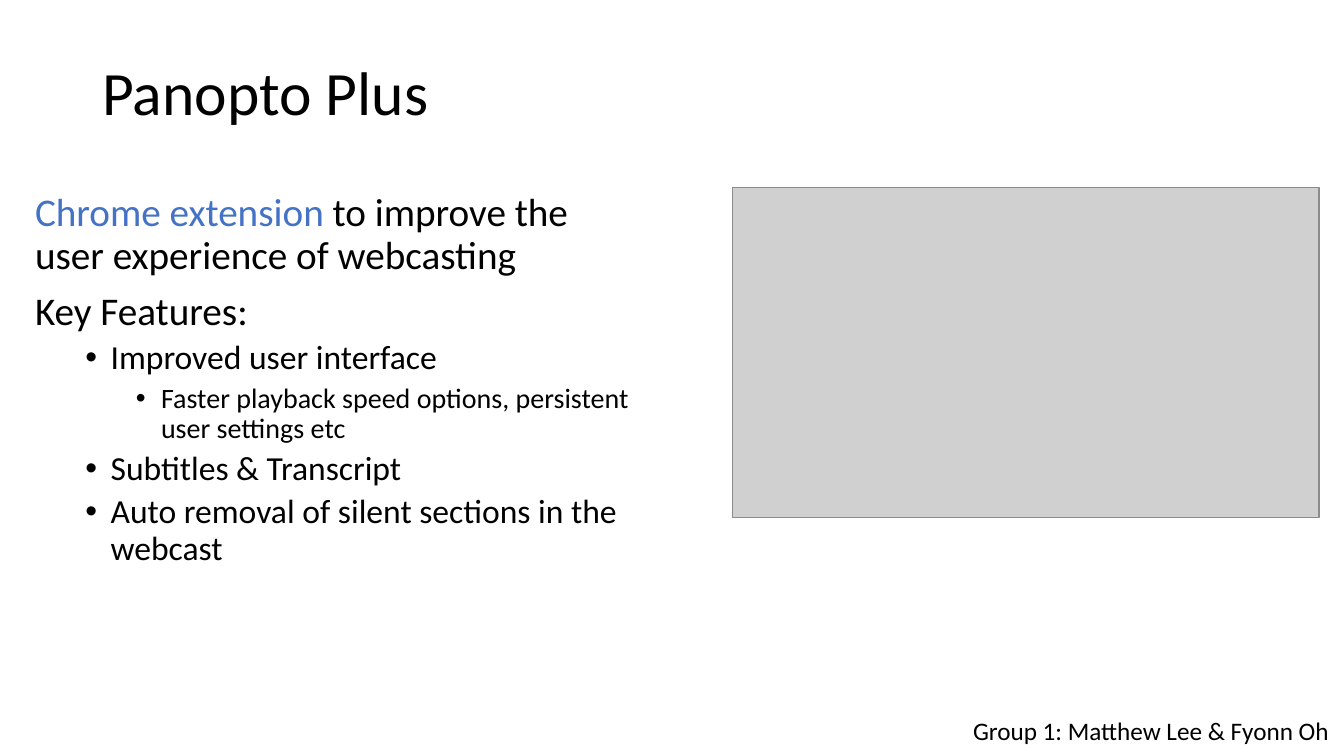
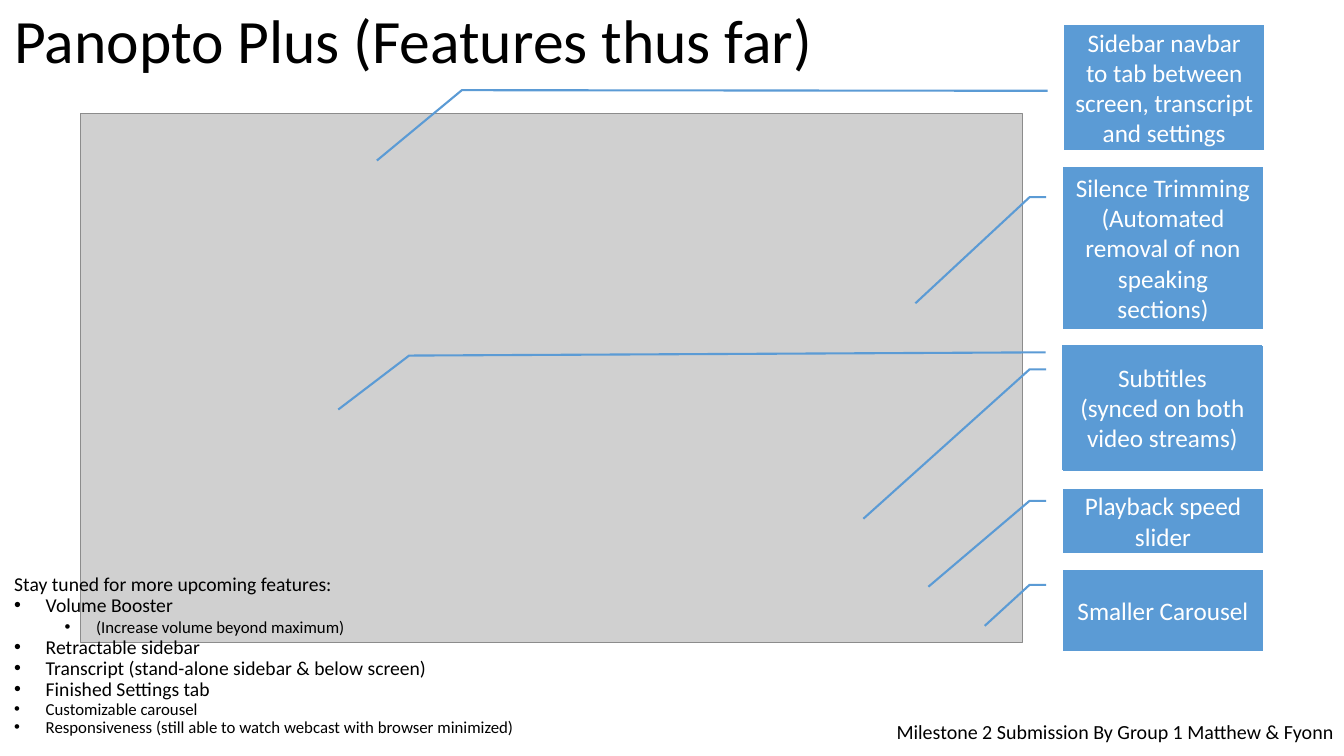
Before and after one commit to crazoter/panplus, a slide deck: slide 1 of Skylab documents/Milestone 2 Submission/Submission 1/Poster/poster.pptx. Drawn at 1344x756 pixels with LibreOffice and Linux fonts; fonts in the diff are those of the drawing; grey boxes stand for pictures. Boxes give left, top, right and bottom in pixels: in the first picture for what was removed or moved away, otherwise in the second. Text is boxed around its words. In the diff, an @@ line names an element or a change of style, - is before the commit and + after.

Commit message:
Finished milestone 2 deliverables, fixed subtitle sync with 2nd implementation, updated project log

```diff
--- a/Skylab documents/Milestone 2 Submission/Submission 1/Poster/poster.pptx
+++ b/Skylab documents/Milestone 2 Submission/Submission 1/Poster/poster.pptx
@@ title at (14, 18, 812, 73): text changed @@
-Panopto Plus
+Panopto Plus (Features thus far)
@@ callout added at (1065, 25, 1265, 150), fill #5B9BD5, outline #5B9BD5 1.5 pt, 18 pt, text #FFFFFF @@
+Sidebar navbar to tab between screen, transcript and settings
@@ picture added at (81, 113, 1022, 642) @@
@@ callout added at (1064, 167, 1264, 329), fill #5B9BD5, outline #5B9BD5 1.5 pt, 18 pt, text #FFFFFF @@
+Silence Trimming
+(Automated removal of non speaking sections)
@@ text removed at (35, 198, 629, 561) @@
-Chrome extension to improve the user experience of webcasting
-Key Features:
-  • Improved user interface
-    • Faster playback speed options, persistent user settings etc
-  • Subtitles & Transcript
-  • Auto removal of silent sections in the webcast
@@ picture removed at (733, 188, 1320, 517) @@
@@ callout added at (1063, 345, 1263, 470), fill #5B9BD5, outline #5B9BD5 1.5 pt, 18 pt, text #FFFFFF @@
+Subtitles
+(synced on both video streams)
@@ callout added at (1064, 346, 1264, 471), fill #5B9BD5, outline #5B9BD5 1.5 pt, 18 pt, text #FFFFFF @@
+Subtitles
+(synced on both video streams)
@@ callout added at (1064, 489, 1264, 553), fill #5B9BD5, outline #5B9BD5 1.5 pt, 18 pt, text #FFFFFF @@
+Playback speed slider
@@ text added at (14, 575, 513, 736), 14 pt, text #000000 @@
+Stay tuned for more upcoming features:
+• Volume Booster
+  • (Increase volume beyond maximum)
+• Retractable sidebar
+• Transcript (stand-alone sidebar & below screen)
+• Finished Settings tab
+• Customizable carousel
+• Responsiveness (still able to watch webcast with browser minimized)
@@ callout added at (1064, 570, 1264, 651), fill #5B9BD5, outline #5B9BD5 1.5 pt, 18 pt, text #FFFFFF @@
+Smaller Carousel
@@ text "Milestone 2 Submission By Group ..." at (897, 725, 1334, 743): vertical alignment top to middle @@
@@ text at (897, 725, 1334, 743): text changed; size 18 to 14.3 pt @@
-Group 1: Matthew Lee & Fyonn Oh
+Milestone 2 Submission By Group 1 Matthew & Fyonn
```
Also in this commit, not shown: 6 other files.
